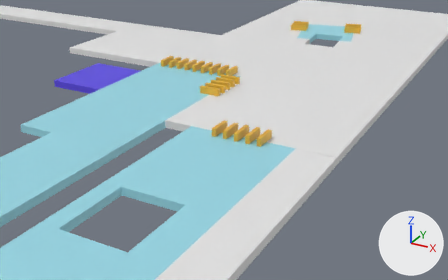
Renders of the FBX model Assets/Models/B2F.fbx from each side of a commit.
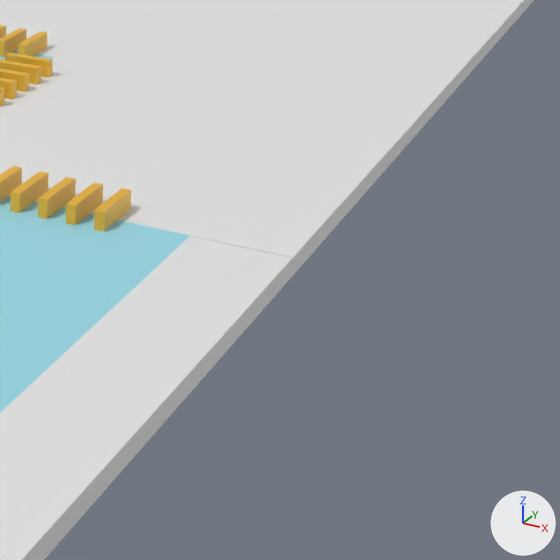
Each version appears first from a 50 mm camera at (127.2, -1.1, -10.9) aimed at (97.2, 53.4, -38.1), and next in a close-up on the part from 49% to 99% of the width and 19% to 100% of the height. Every picture has the same lights, and +X, +Y and +Z are marked at lower right. The last two pictures show the newer version. Where no turn or scale is listed for an object, it has been applied to the vertices.

In view in the first close-up: '地下東口2改札', '地下東口前通路', '地下東口改札', '地下自由通路', '地下鉄中央2改札', '地下鉄改札内通路' and 1 more.
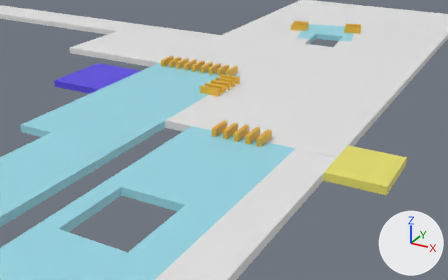
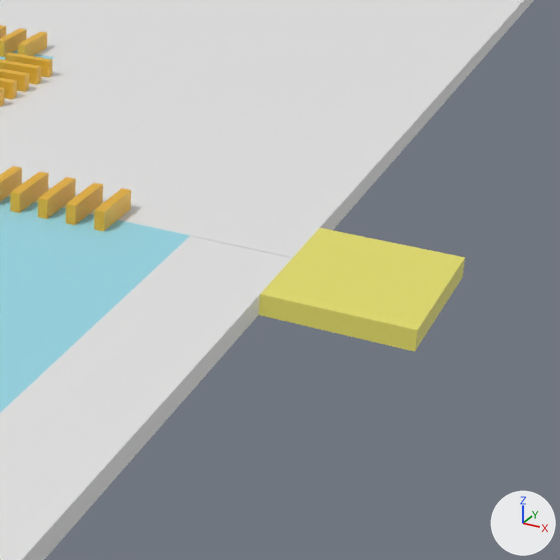
Where the change shows, as pixel boxes (x1, y1, x2, y2) in the close-ups (560 x 560 px):
'7eleven_B2F', added (yellow): after (259, 228, 465, 352)

The change, as a diff of the scene's bpy script:
```diff
--- a/Assets/Models/B2F.fbx.py
+++ b/Assets/Models/B2F.fbx.py
@@ mat_コンビニ @@
+mat_コンビニ = principled_material('コンビニ')
+mat_コンビニ.base_color = (0.8, 0.748, 0.152)  # yellow #e7e06d
@@ me_立方体_119 @@
+me_立方体_119.from_pydata(...)  # a box spanning x -3.41..3.41, y -3.99..3.99, z -0.5..0.5
+me_立方体_119.materials.append(mat_コンビニ)  # yellow #e7e06d
@@ ob_7eleven_b2f @@
+ob_7eleven_b2f = bpy.data.objects.new('7eleven_B2F', me_立方体_119)
+ob_7eleven_b2f.location = (111.41, 59.78, -41.0)
```
